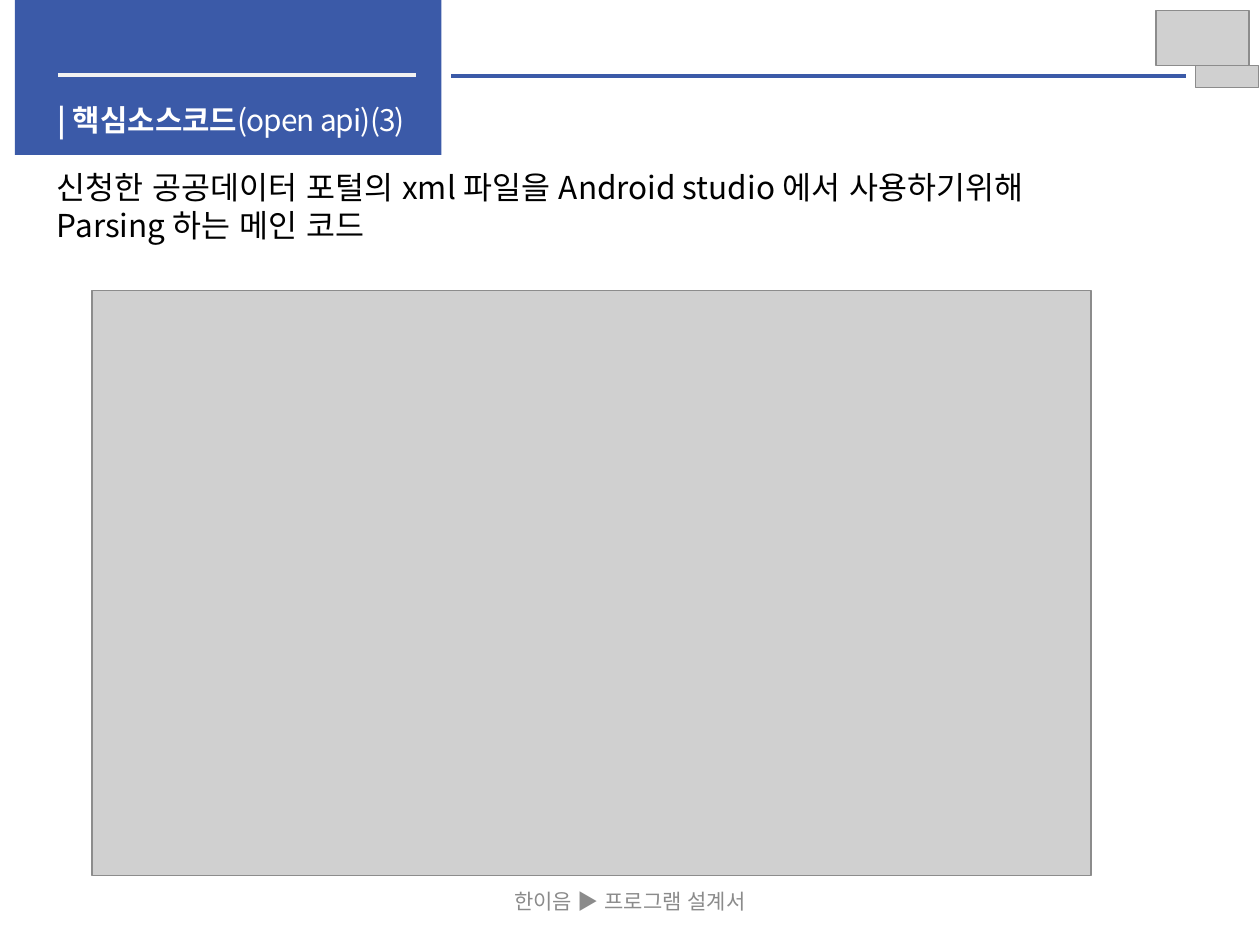
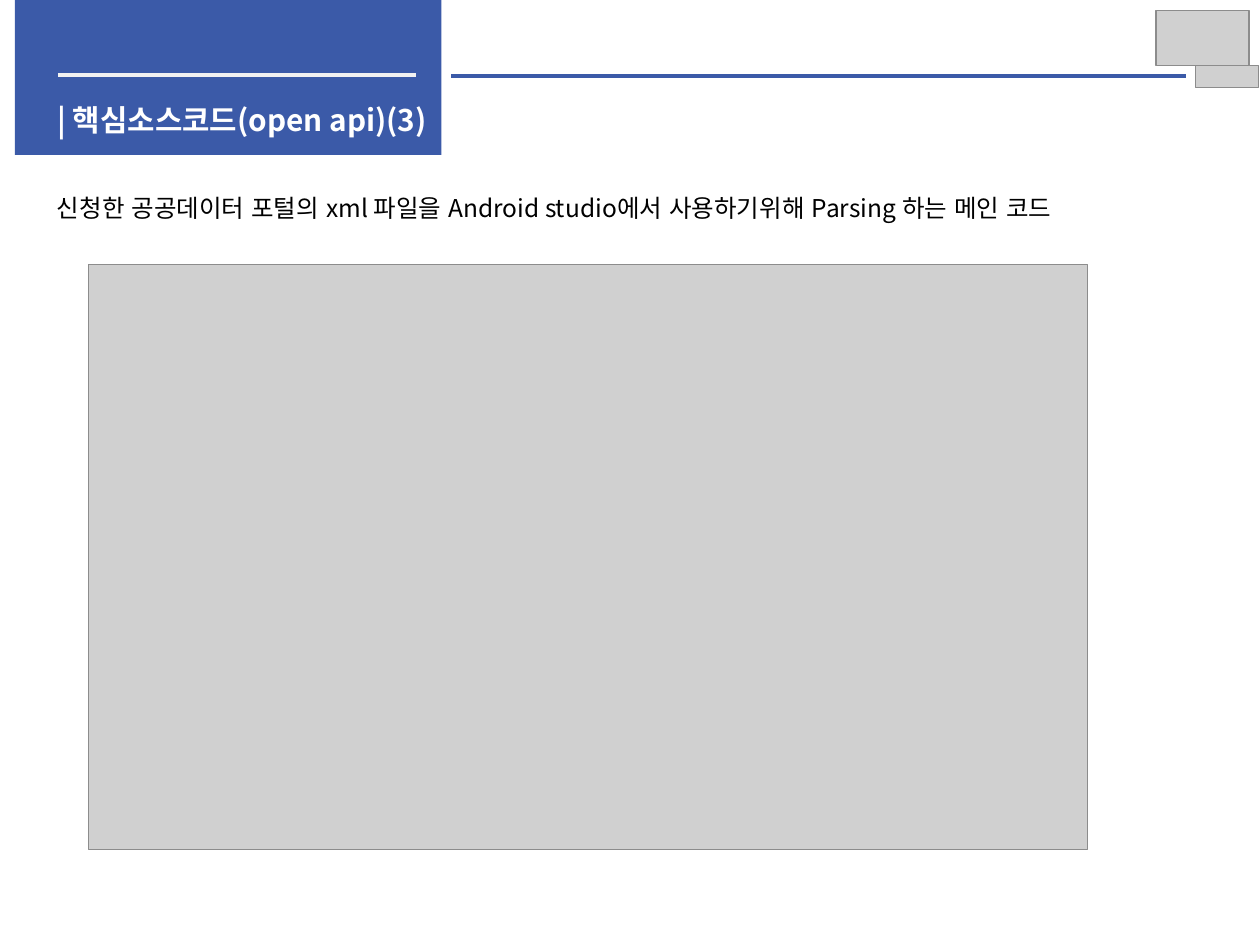
Before and after one commit to woojin1027/THE-FACO, a slide deck: slide 22 of 중간보고서/중간보고서.pptx. Drawn at 1260x945 pixels with LibreOffice and Linux fonts; fonts in the diff are those of the drawing; grey boxes stand for pictures. Boxes give left, top, right and bottom in pixels: in the first picture for what was removed or moved away, otherwise in the second. Text is boxed around its words. In the diff, an @@ line names an element or a change of style, - is before the commit and + after.

```diff
--- a/중간보고서/중간보고서.pptx
+++ b/중간보고서/중간보고서.pptx
@@ text "| 핵심소스코드(open api)(3)" at (x1=73, y1=106, x2=427, y2=138): letter spacing -0.5 to 0 pt, bold on in "핵심소스코드(open api)(3)" @@
@@ text at (x1=57, y1=196, x2=1051, y2=223): text changed; size 18 to 14 pt @@
-신청한 공공데이터 포털의 xml 파일을 Android studio 에서 사용하기위해 Parsing 하는 메인 코드
+신청한 공공데이터 포털의 xml 파일을 Android studio에서 사용하기위해 Parsing 하는 메인 코드
@@ picture moved from (x1=92, y1=291, x2=1091, y2=876) to (x1=88, y1=265, x2=1087, y2=849) @@
@@ text removed at (x1=514, y1=892, x2=746, y2=911) @@
-한이음 ▶ 프로그램 설계서
```
Also in this commit, not shown: 9 other slides changed, 1 slide added, 5 other files.
